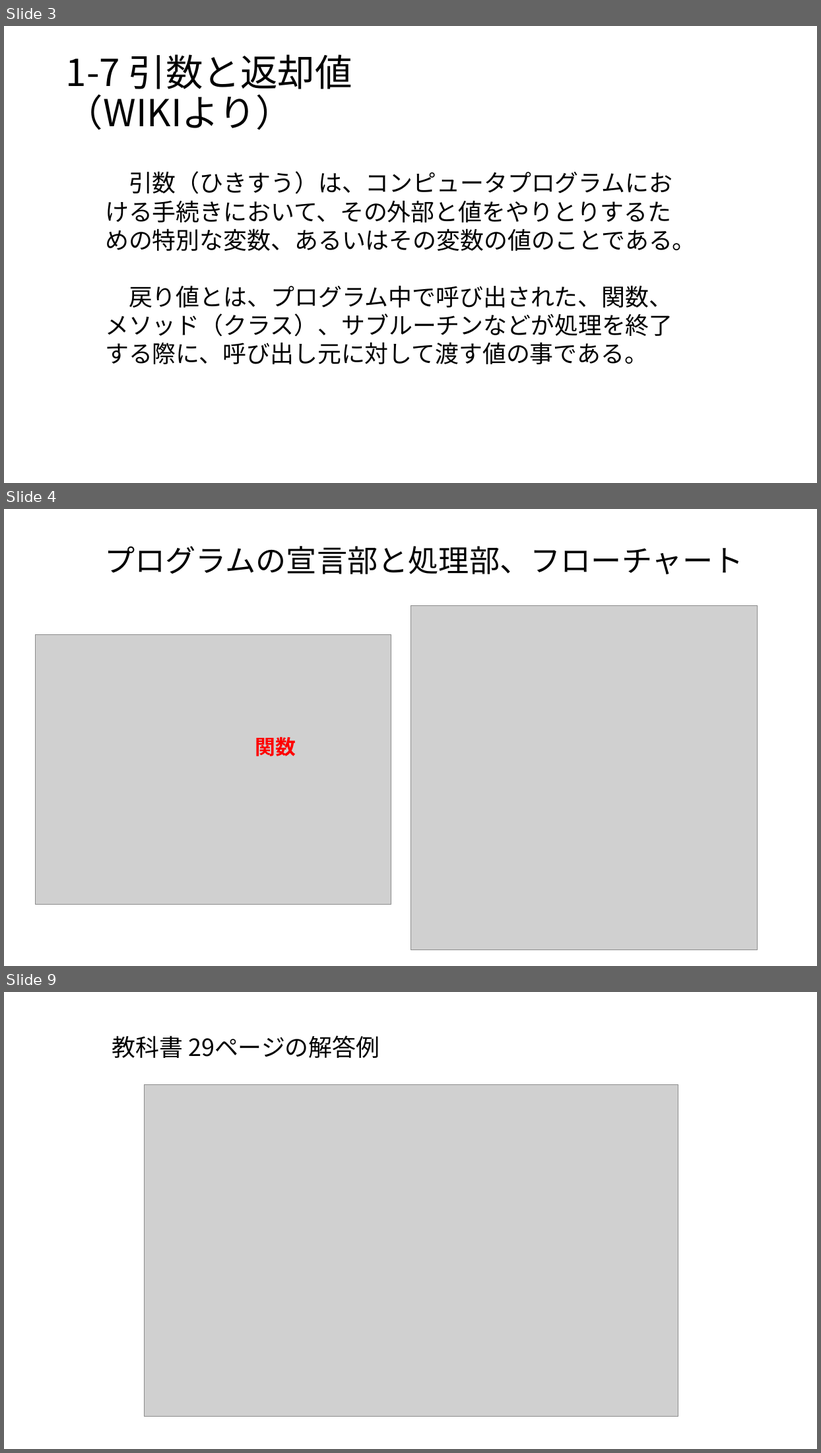
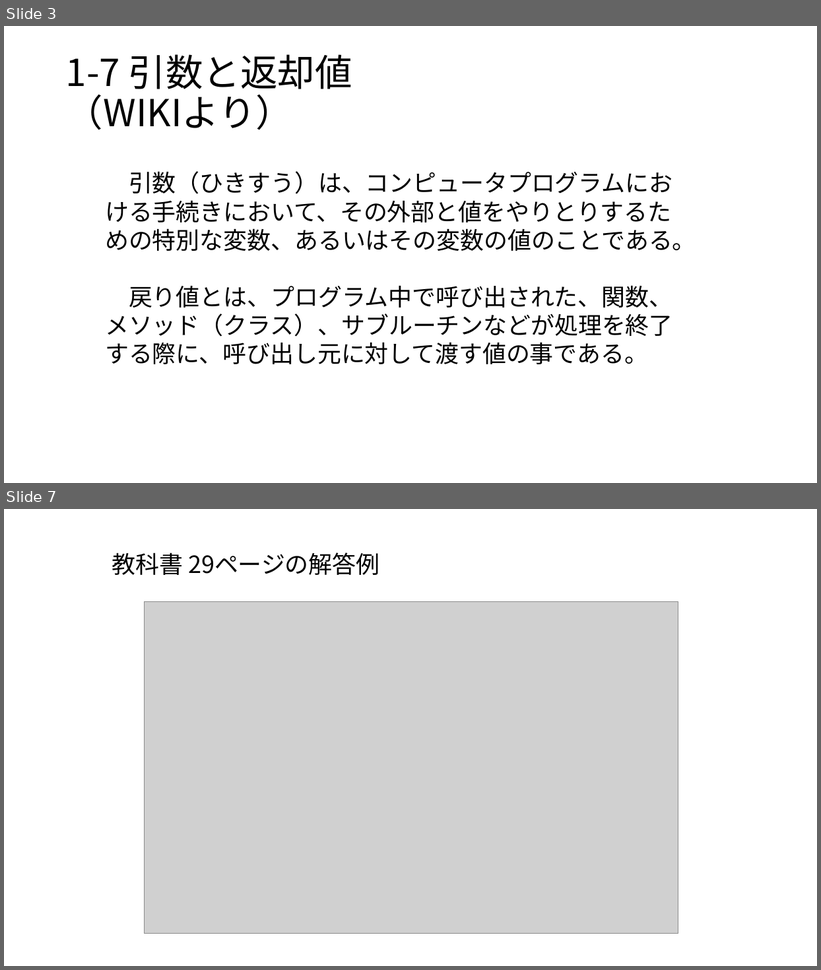
Before and after one commit to masakage/algorithm, a slide deck: docs/第5回引数と返却値.pptx. Shown one above the other, each under a label of ours: slides 3, 4 and 9 before the commit, slides 3 and 7 after it; the slides between them are not shown. The pictures are 821x1453 and 821x970 pixels, drawn with LibreOffice and Linux fonts; fonts in the diff are those of the drawing; grey boxes stand for pictures. Boxes give left, top, right and bottom in pixels: in the first picture for what was removed or moved away, otherwise in the second. Text is boxed around its words. In the diff, an @@ line names an element or a change of style, - is before the commit and + after.

```diff
--- a/docs/第5回引数と返却値.pptx
+++ b/docs/第5回引数と返却値.pptx
@@ slide 4 removed at (4,509,817,966), background #FFFFFF @@
@@ text removed at (104,546,743,574) @@
-プログラムの宣言部と処理部、フローチャート
@@ picture removed at (411,605,757,950) @@
@@ picture removed at (36,635,392,905) @@
@@ text removed at (255,737,296,757) @@
-関数
@@ what was slide 9 is now slide 7 @@
```
Also in this commit, not shown: 3 slides added, 4 other slides removed, 2 other files.
